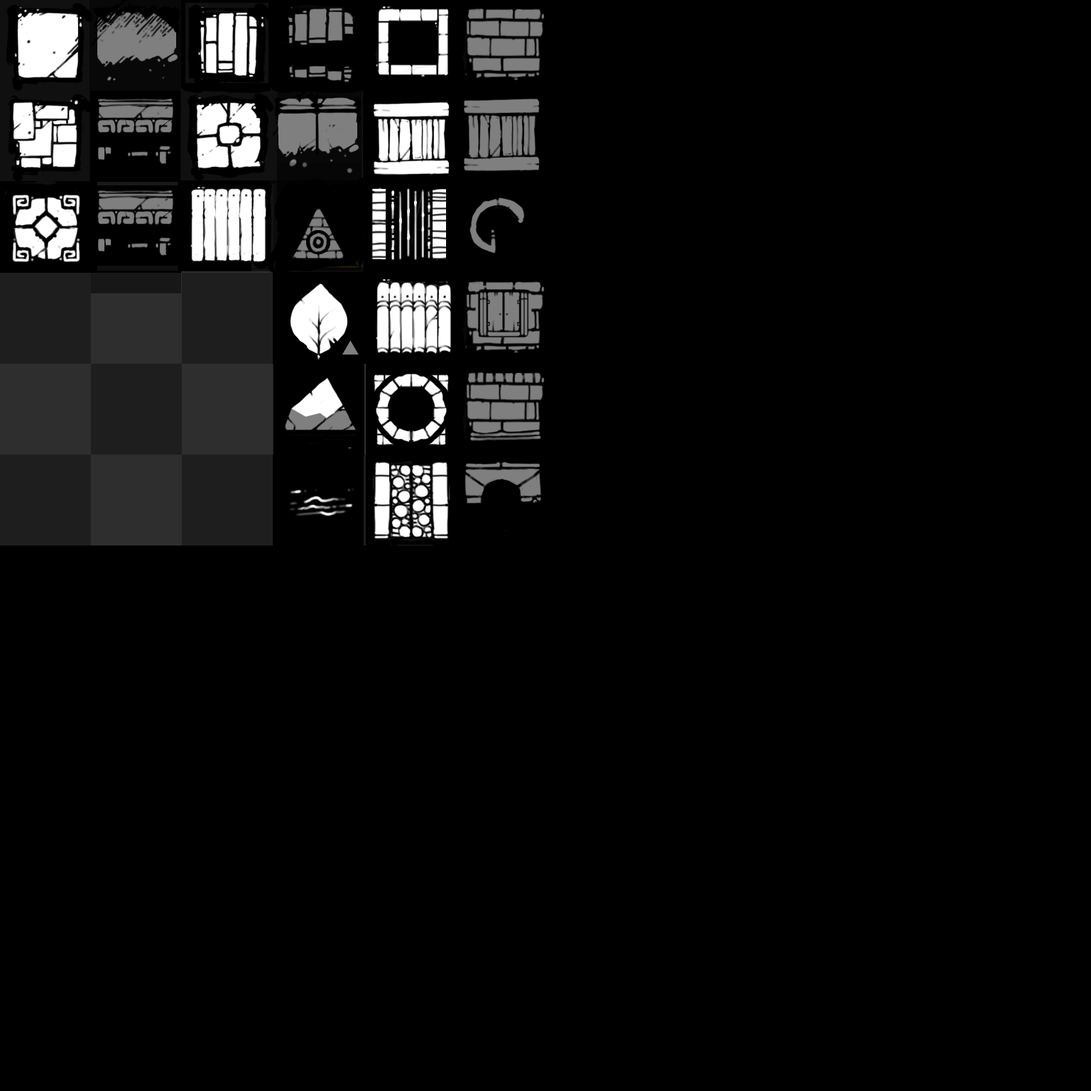
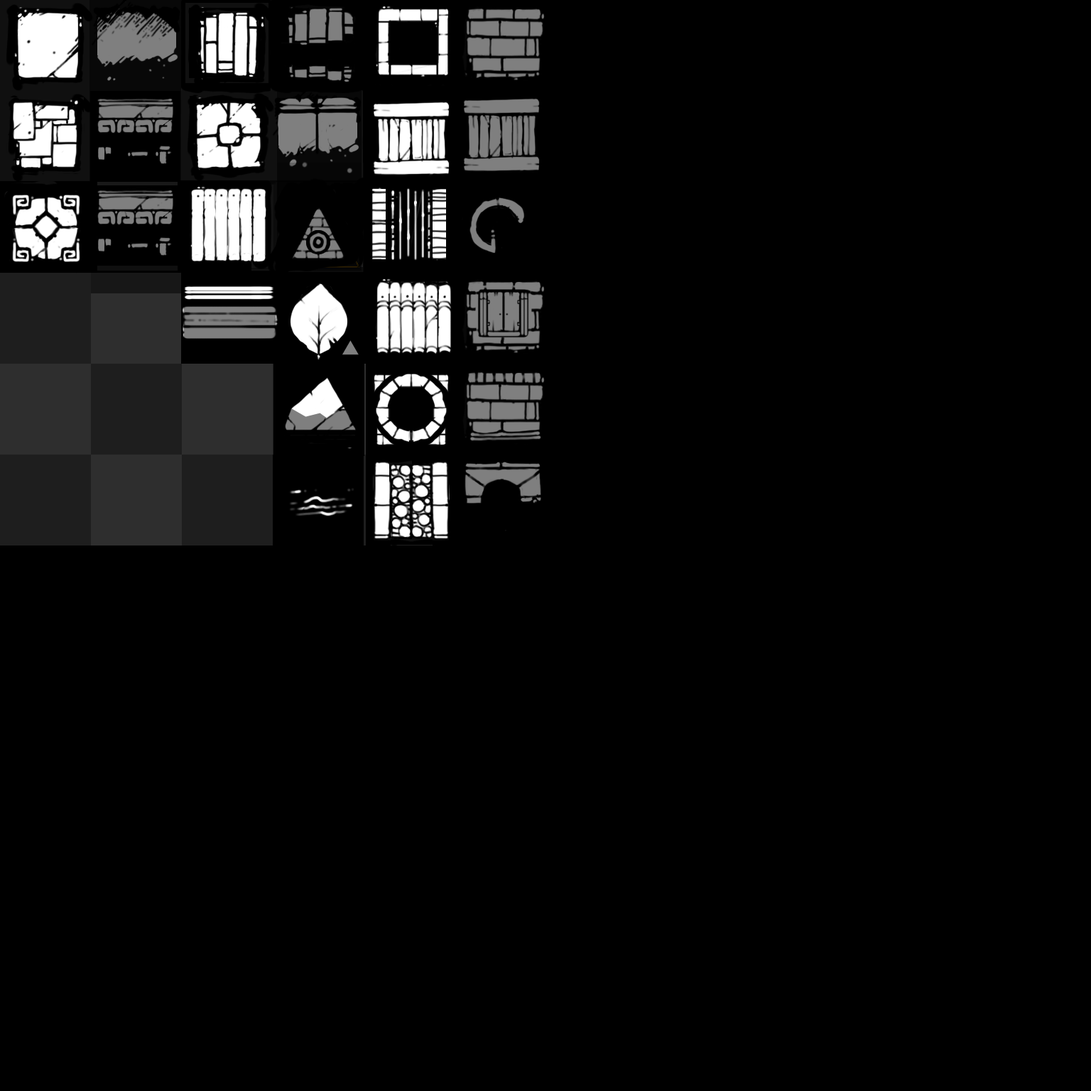
Two versions of the same layered image (1091 x 1091). Layer-by-layer changes:
painted on "Shadow" over [184, 299, 276, 362]
added group "Detail3" with 2 layers above "Detail2" over [181, 270, 279, 364]
added layer "Layer 54" in group "Detail3" over [181, 306, 279, 339]
added layer "Layer 54 copy 3" in group "Detail3" over [181, 270, 278, 364]
